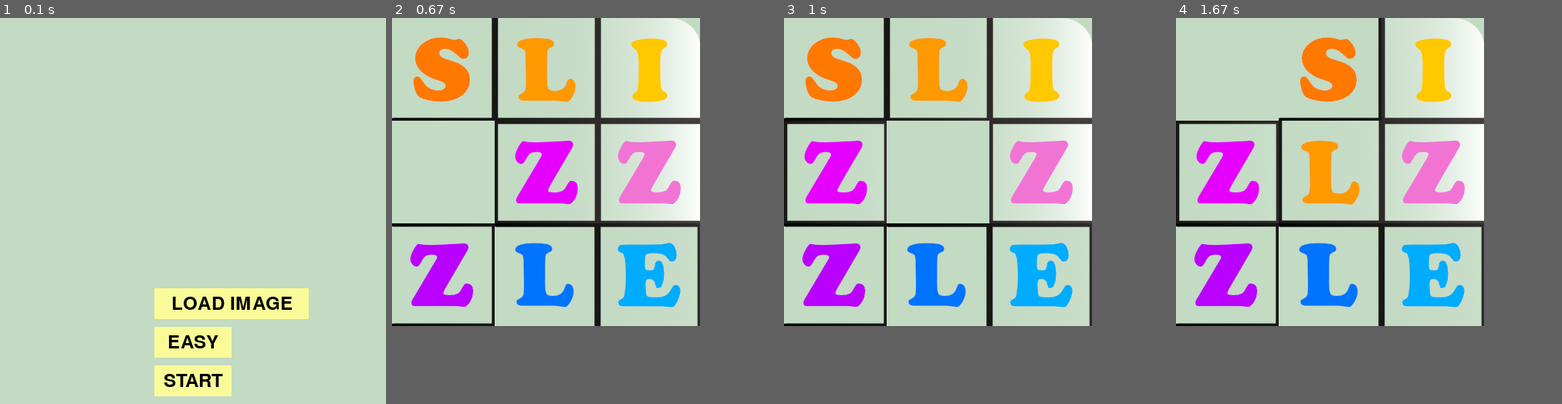
Above: before the commit, frames 1-4 (left to right).
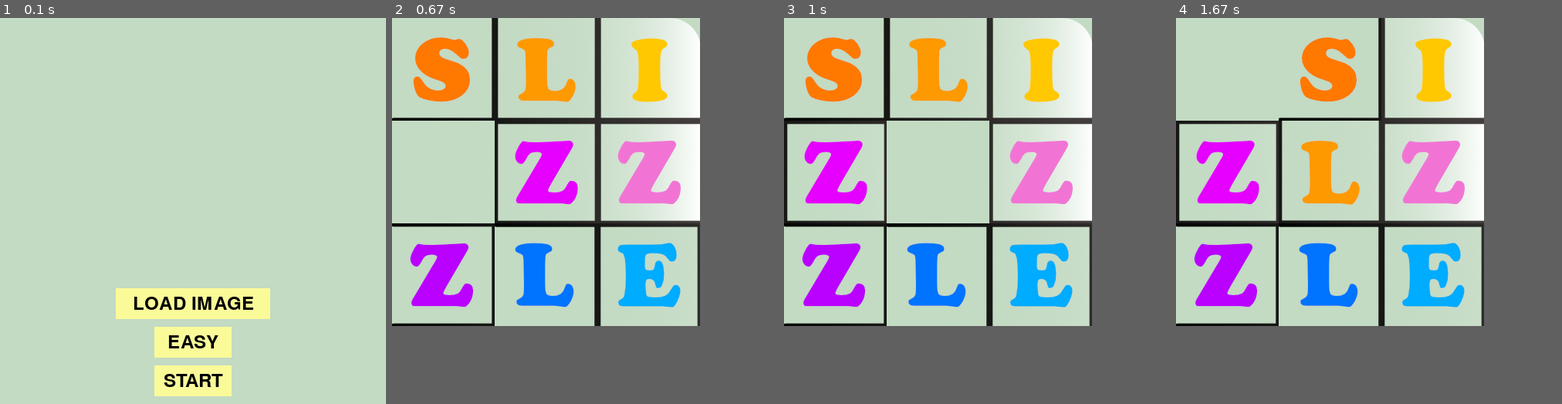
Above: after the commit, the same moments.

Repository: gitfoehn/slizzzle
Game: pygame game, started from main.py
The game is run twice, just before and just after one commit, with the same random seed, the same clock (stepped at 60 frames per second) and the same inputs.
Inputs (mouse positions are in pixels of both pictures, inside the frame that each line leads up to):
- Up to frame 1 (0.1 s): no input
- Up to frame 2 (0.67 s): click "START" at 0.38 s
- Up to frame 3 (1 s): click (938, 191) at 0.72 s
- Up to frame 4 (1.67 s): click (1376, 64) at 1.05 s; click (1249, 56) at 1.38 s

The runs differ from the first frame. In frame 1, 2.2% of the frame differs, in the area x 30-80%, y 70-78%; in frame 2, nothing differs; in frame 3, nothing differs; in frame 4, nothing differs.

Commit message:
Add init_menu_view

Diff:
--- a/slizzle/pygame_view.py
+++ b/slizzle/pygame_view.py
@@ -20,11 +20,12 @@
 
         pygame.display.set_icon(icon)
 
+    def init_menu_view(self):
+        self.display = pygame.display.set_mode(MENU_RESOLUTION)
+
     def show_menu_view(self, difficulty_text: str):
-        self.display = pygame.display.set_mode(MENU_RESOLUTION)
         self.display.fill(Colors.CAMBRIDGE_BLUE)
-
-        self.button_image_path = Button("LOAD IMAGE", Colors.PASTEL_YELLOW, (200, 350), 200, 40)
+        self.button_image_path = Button("LOAD IMAGE", Colors.PASTEL_YELLOW, (150, 350), 200, 40)
         self.button_start = Button("START", Colors.PASTEL_YELLOW, (200, 450), 100, 40)
         self.button_difficulty = Button(difficulty_text, Colors.PASTEL_YELLOW, (200, 400), 100, 40)
 
--- a/slizzle/slizzle_controller.py
+++ b/slizzle/slizzle_controller.py
@@ -75,6 +75,7 @@
             print(f'Added image Path {self.image}')
 
     def open_menu(self) -> None:
+        self.view.init_menu_view()
         while self.inMenu:
             for event in pygame.event.get():
                 if event.type == pygame.QUIT:
